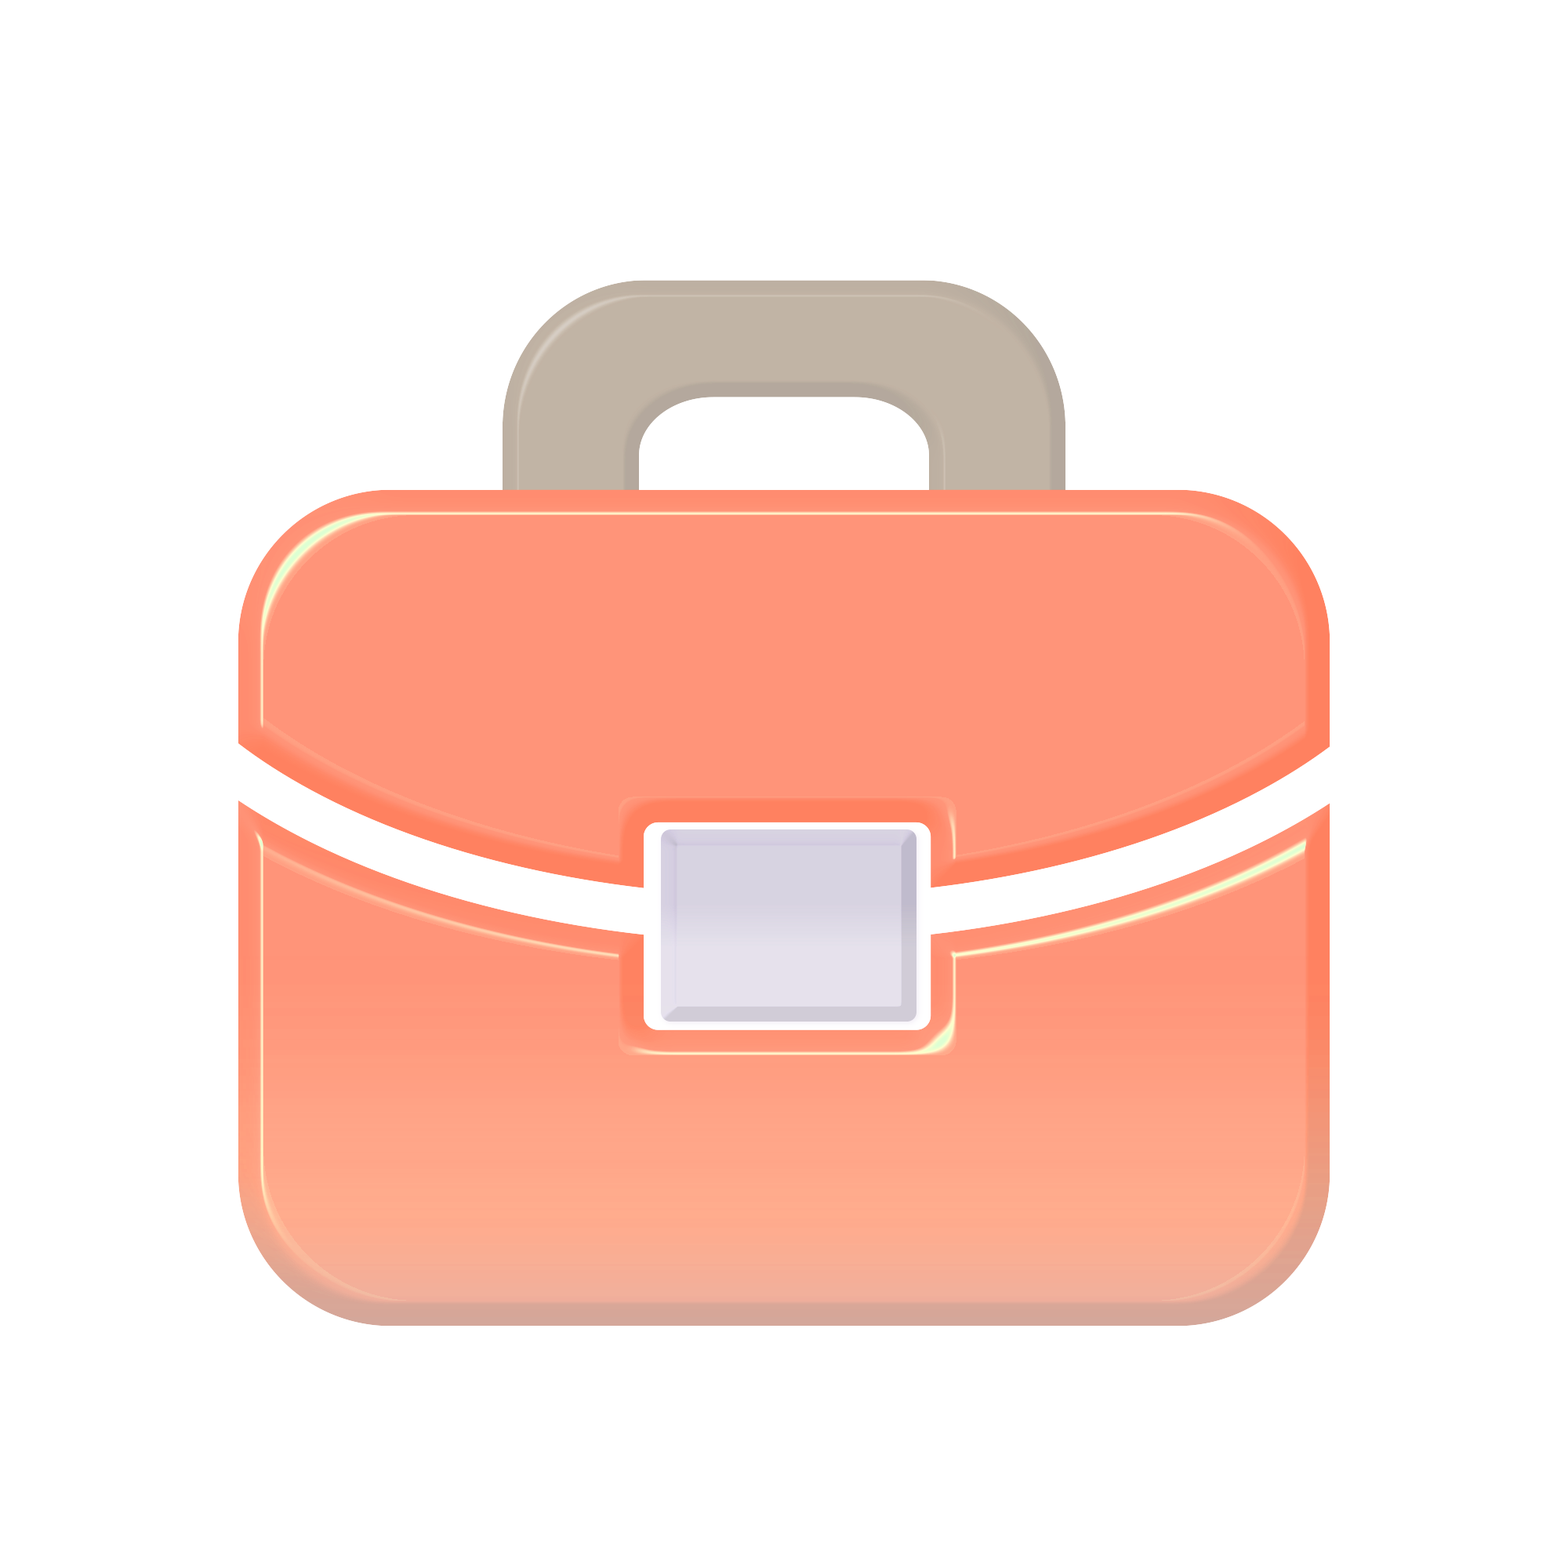
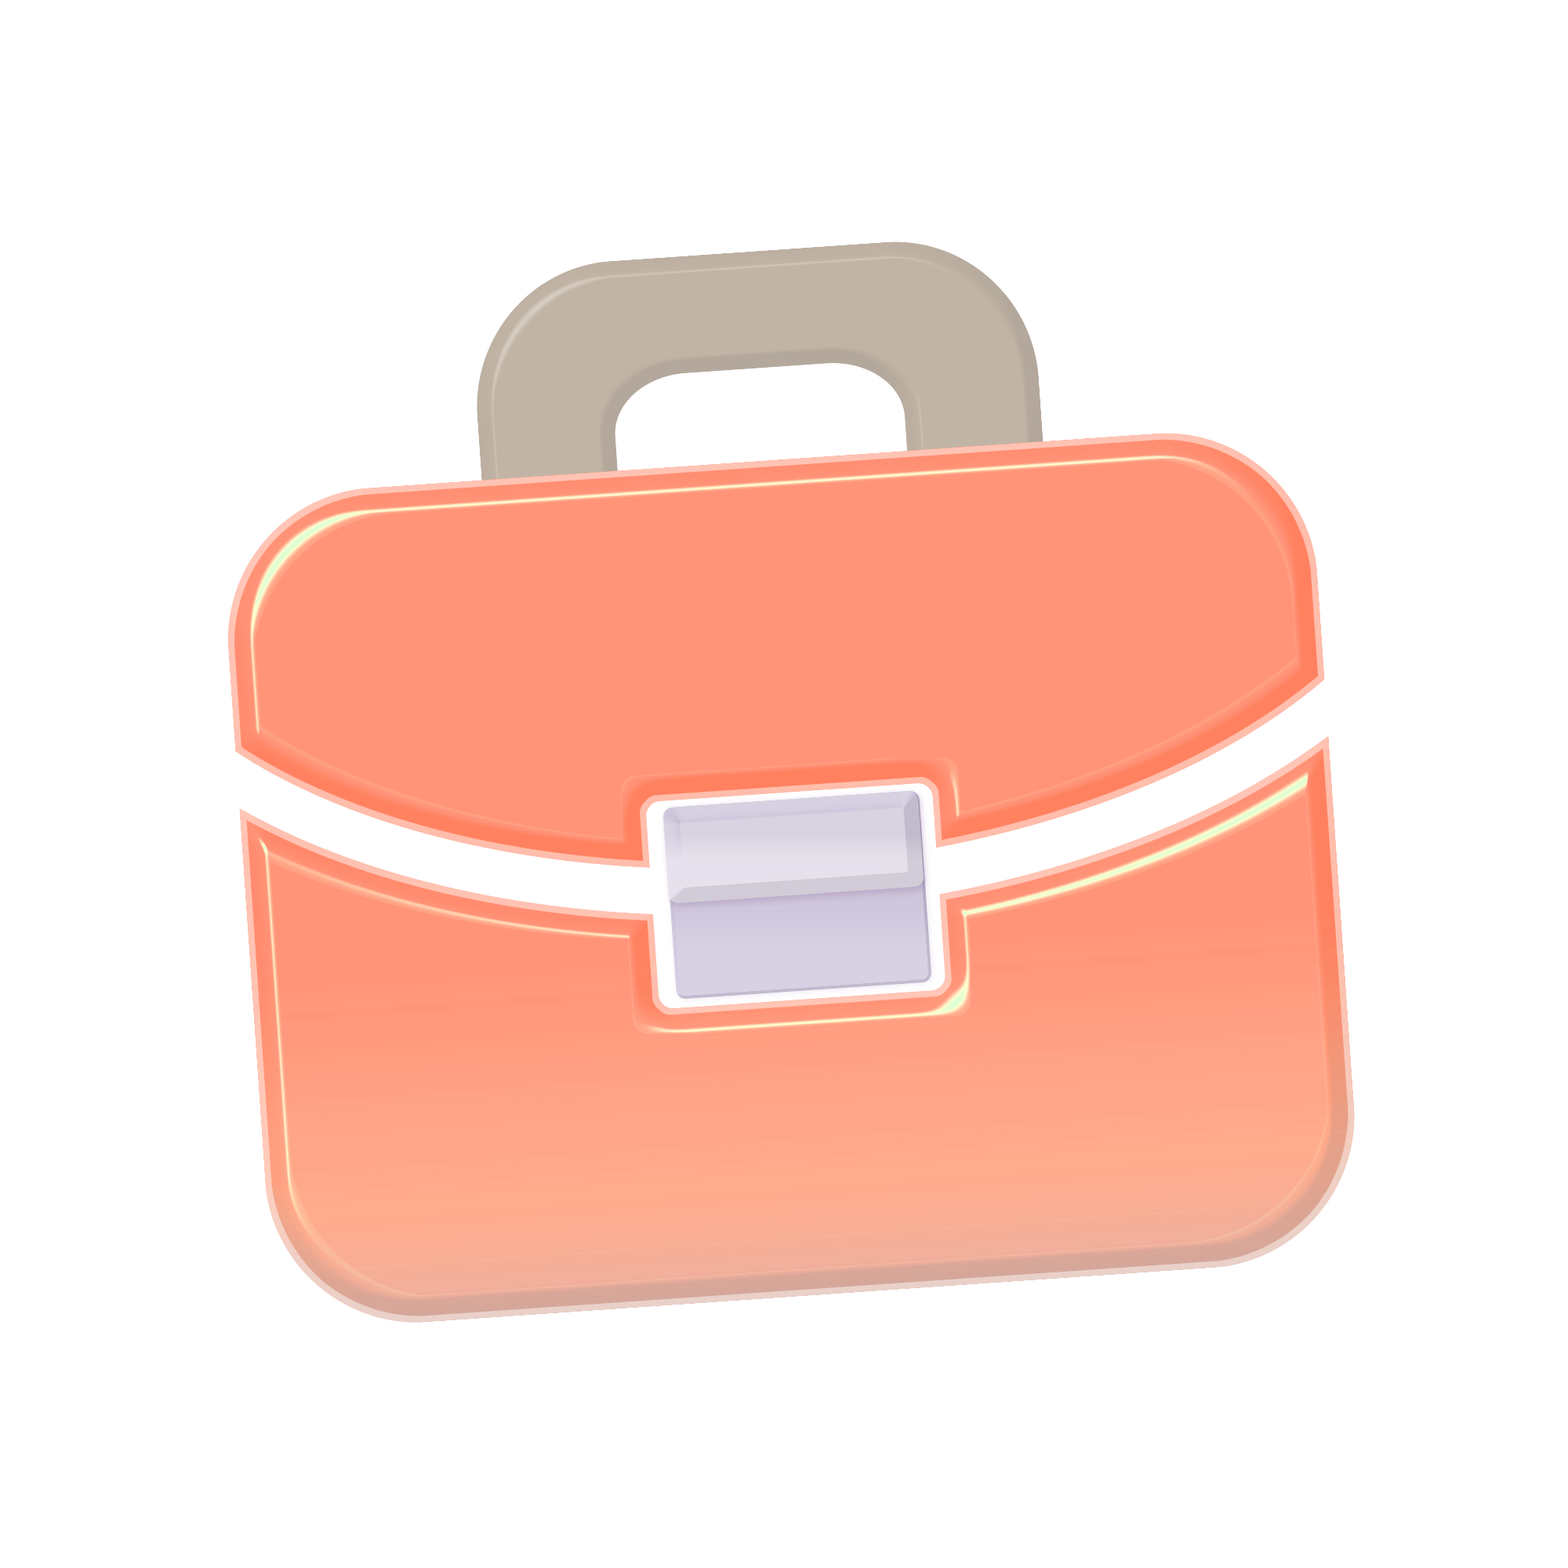
Revision of a layered w=1568, h=1568 image; what changed, layer by layer:
added layer "Layer 1" (hard light, 47%) in group "BAG" over 227, 431, 1355, 1324
added layer "PLATE copy" in group "BAG" over 663, 791, 924, 904
painted on "PLATE" over 660, 791, 932, 1022
painted on "tBag" over 227, 432, 1355, 1326
painted on "tBag-handle" over 476, 241, 1067, 516